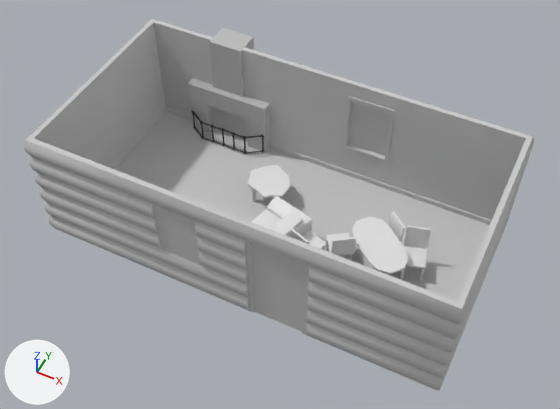
A saved change to the FBX model 3D-DATA-ZombieBeaverSpil/Assets/3DModels/HouseSetup01.FBX.
Before and after are seen from a 50 mm camera at (6.4, -14.58, 12.23) aimed at (1.85, -5.49, 0.86). The lights are fixed; the arrows at lower left show +X, +Y and +Z. Where no turn or scale is listed for an object, it has been applied to the vertices.

The scene before the commit, as lines of its bpy script (objects in view):
```python
me_mesh = bpy.data.meshes.new('Mesh')
me_mesh.from_pydata(...)  # 228 vertices, 316 faces; spans x -0.95..0.95, y -0.38..0.86, z -0.02..2.5
# faces by material slot: [52, 264]
me_mesh.materials.append(mat_material__2)  # grey #bcbcbc
me_mesh.materials.append(mat_material__3)  # black #303030
me_mesh_001 = bpy.data.meshes.new('Mesh.001')
me_mesh_001.from_pydata(...)  # 500 vertices, 864 faces; spans x -0.48..3.63, y -2.6..0.49, z -0.5..0.44
me_mesh_002 = bpy.data.meshes.new('Mesh.002')
me_mesh_002.from_pydata(...)  # 612 vertices, 782 faces; spans x -4.15..4.15, y -2.15..2.15, z 0.0..2.5
me_mesh_002.materials.append(mat_material__253)  # light grey #cacaca
ob_box001 = bpy.data.objects.new('Box001', me_mesh_002)
ob_box001.location = (1.78, -5.36, 0.0)
ob_pejs001 = bpy.data.objects.new('Pejs001', me_mesh)
ob_pejs001.location = (-0.42, -3.46, 0.0)
ob_props_room01 = bpy.data.objects.new('Props_Room01', me_mesh_001)
ob_props_room01.location = (1.23, -4.74, 0.5)
```
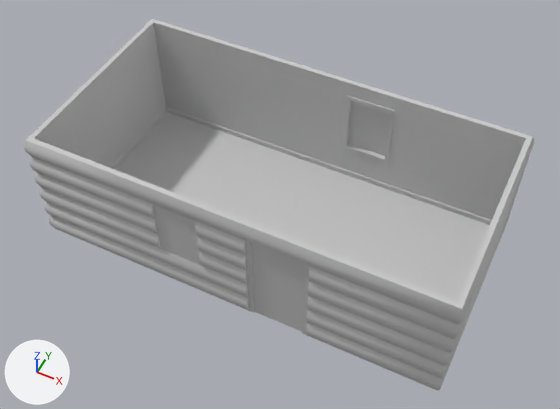
Where the change shows, as pixel boxes (x1, y1, x2, y2) in the pictures (560 x 409 px):
'Props_Room01', deleted
    before: (247, 165, 431, 281)
'Pejs001', deleted
    before: (188, 28, 270, 155)
    faces in mat_material__2 (grey #bcbcbc): (188, 28, 270, 155)
    faces in mat_material__3 (black #303030): (191, 111, 265, 154)

Patch to the scene script:
```diff
--- a/3D-DATA-ZombieBeaverSpil/Assets/3DModels/HouseSetup01.FBX.py
+++ b/3D-DATA-ZombieBeaverSpil/Assets/3DModels/HouseSetup01.FBX.py
@@ ob_props_room01 @@
-ob_props_room01 = bpy.data.objects.new('Props_Room01', me_mesh_001)
-ob_props_room01.location = (1.23, -4.74, 0.5)
@@ ob_pejs001 @@
-ob_pejs001 = bpy.data.objects.new('Pejs001', me_mesh)
-ob_pejs001.location = (-0.42, -3.46, 0.0)
```
